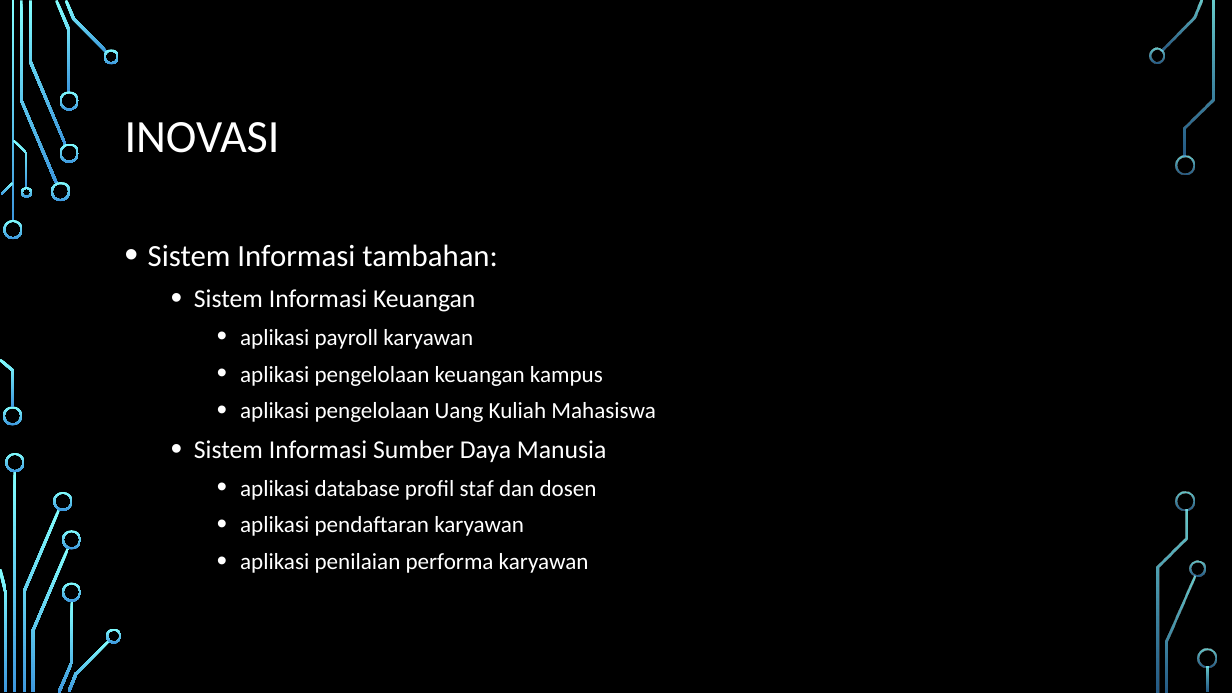
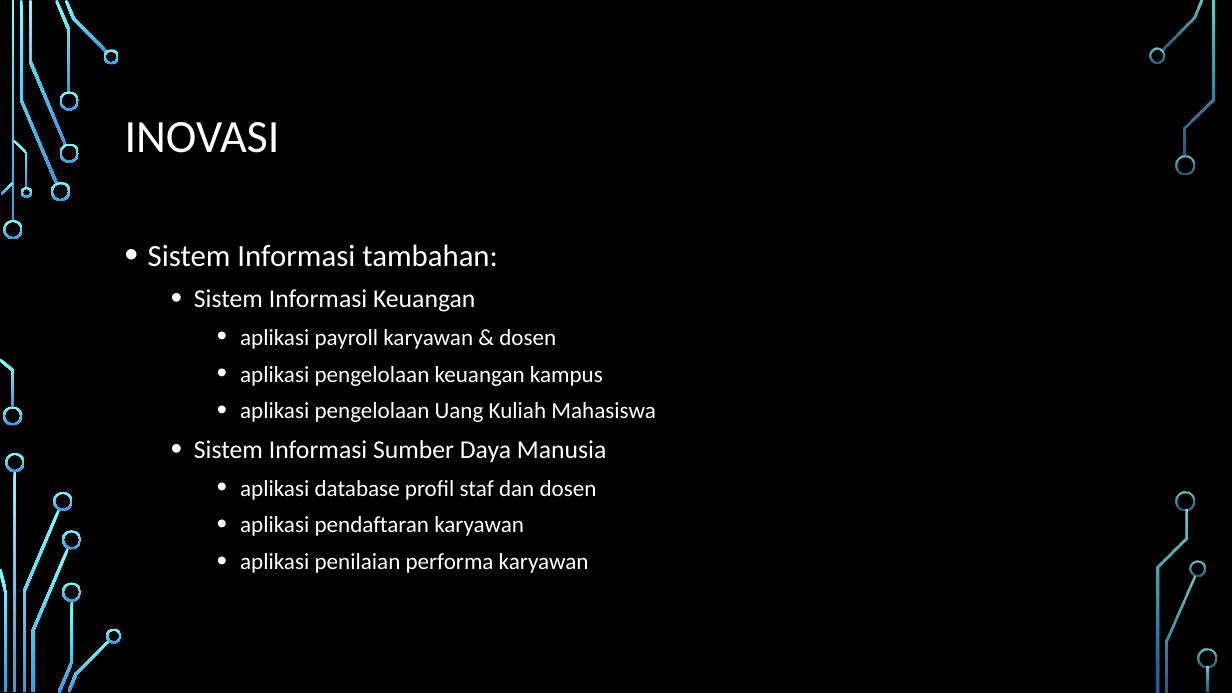
Before and after one commit to Ananda-Archive/semester-5, a slide deck: slide 10 of SI/ANALISIS ENTERPRISE ARCHITECTURE PLANNING METODE TOGAF DALAM PERGURUAN.pptx. Drawn at 1232x693 pixels with LibreOffice and Linux fonts; fonts in the diff are those of the drawing; background and template pictures are left out. Boxes give left, top, right and bottom in pixels: in the first picture for what was removed or moved away, otherwise in the second. Text is boxed around its words. In the diff, an @@ line names an element or a change of style, - is before the commit and + after.

```diff
--- a/SI/ANALISIS ENTERPRISE ARCHITECTURE PLANNING METODE TOGAF DALAM PERGURUAN.pptx
+++ b/SI/ANALISIS ENTERPRISE ARCHITECTURE PLANNING METODE TOGAF DALAM PERGURUAN.pptx
@@ text at [240,329,556,349]: text changed @@
-    • aplikasi payroll karyawan
+    • aplikasi payroll karyawan & dosen
```
Also in this commit, not shown: 19 other files.
